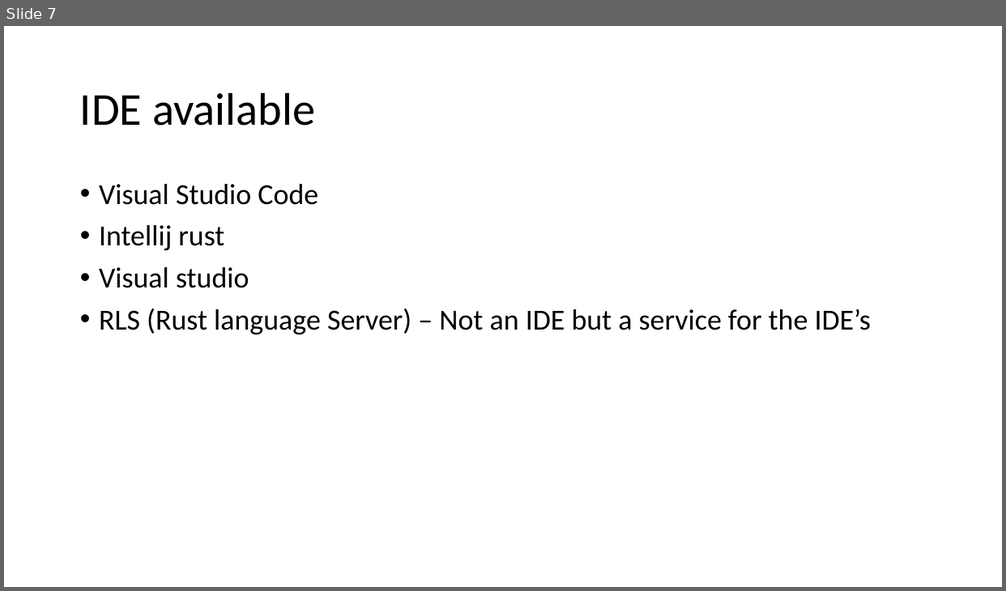
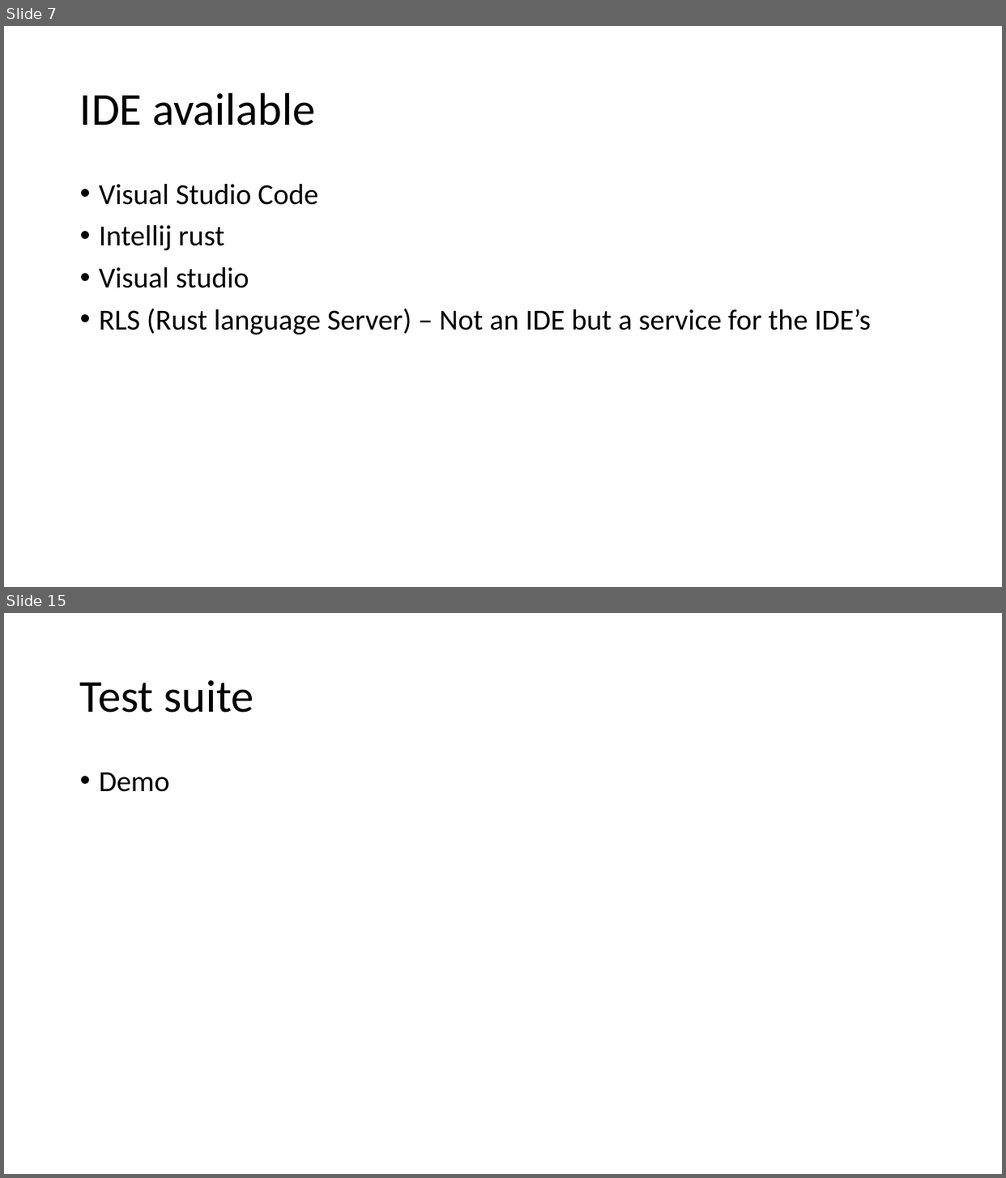
Before and after one commit to sherry-ummen/RustMeetup, a slide deck: Meetup03022017/RustIntroduction-FinlandMeetup.pptx. Shown one above the other, each under a label of ours: slide 7 before the commit, slides 7 and 15 after it; the slides between them are not shown. The pictures are 1006x591 and 1006x1178 pixels, drawn with LibreOffice and Linux fonts; fonts in the diff are those of the drawing. Boxes give left, top, right and bottom in pixels: in the first picture for what was removed or moved away, otherwise in the second. Text is boxed around its words. In the diff, an @@ line names an element or a change of style, - is before the commit and + after.

```diff
--- a/Meetup03022017/RustIntroduction-FinlandMeetup.pptx
+++ b/Meetup03022017/RustIntroduction-FinlandMeetup.pptx
@@ slide 15 added at (4, 613, 1002, 1174), background #FFFFFF @@
@@ title added at (80, 680, 254, 713), 44 pt, text #000000 @@
+Test suite
@@ text added at (99, 773, 170, 792), 28 pt, text #000000 @@
+• Demo
```
Also in this commit, not shown: 3 slides changed, 7 other slides added.
